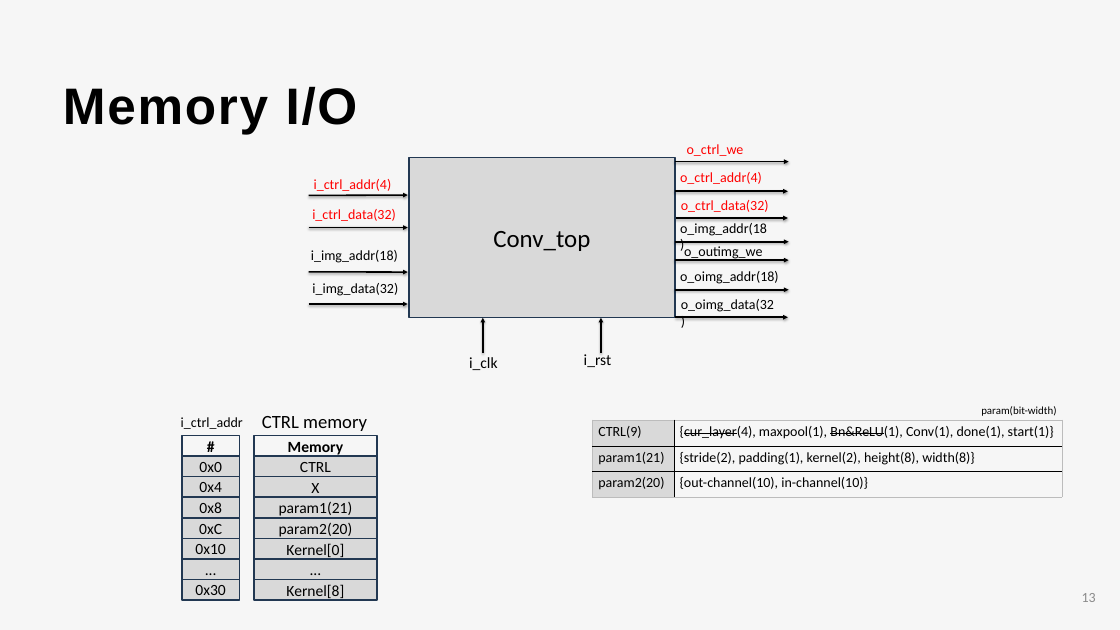
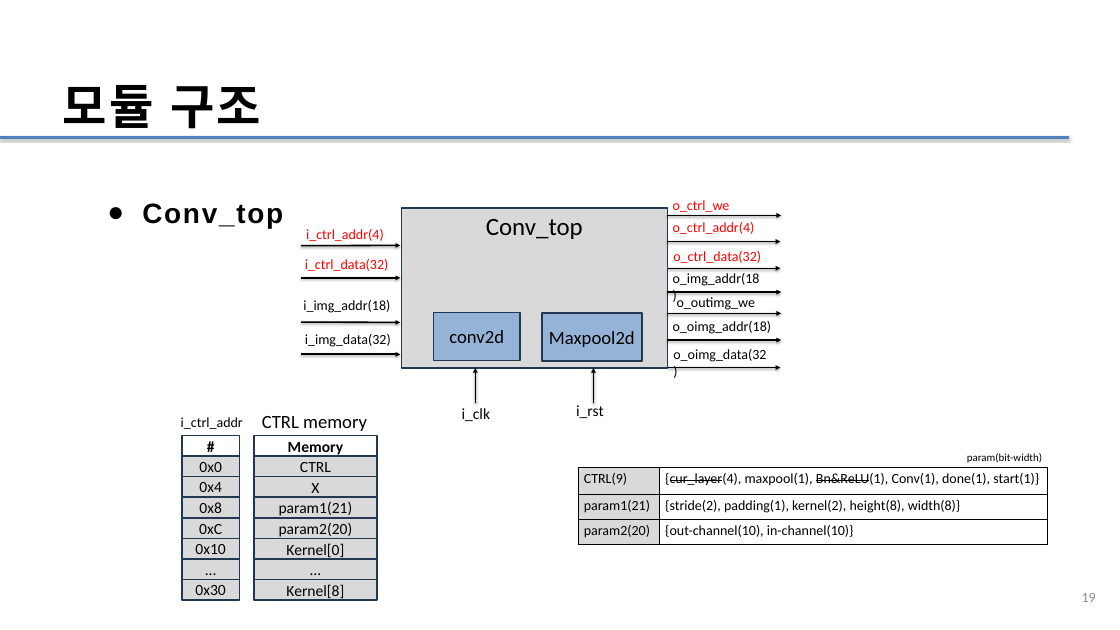
Before and after one commit to Kkumteulyi/2024-CapStone, a slide deck: slide 19 of 캡스톤_(정윤혁,차동근)_1208.pptx (slide 13 before the commit). Drawn at 1120x630 pixels with LibreOffice and Linux fonts; fonts in the diff are those of the drawing. Boxes give left, top, right and bottom in pixels: in the first picture for what was removed or moved away, otherwise in the second. Text is boxed around its words. In the diff, an @@ line names an element or a change of style, - is before the commit and + after.

```diff
--- a/캡스톤_(정윤혁,차동근)_1208.pptx
+++ b/캡스톤_(정윤혁,차동근)_1208.pptx
@@ background #F6F6F6 to #FFFFFF @@
@@ text at (63,85,260,137): text changed; size 66 to 62 pt @@
-Memory I/O
+모듈 구조
@@ line added from (0, 138) to (1068, 138), #4F81BD 3 pt @@
@@ text added at (142,203,283,228), 36 pt, text #000000, bold @@
+● Conv_top
@@ rectangle "Conv_top" at (402,208,668,368): vertical alignment middle to top @@
@@ text "o_ctrl_we": place and size @@
-text "o_ctrl_we" at (687,144,744,156)
+text "o_ctrl_we" at (673,200,730,212)
@@ arrow moved from (675, 162) - (788, 162) to (667, 216) - (781, 216) @@
@@ 8 arrows, 6 texts: place and size @@
-8 arrows, 6 texts at (309,172,788,370)
+8 arrows, 6 texts at (301,222,781,421)
@@ rectangle added at (433,312,520,361), fill #95B3D7, outline #233953 2 pt, 24 pt, text #000000 @@
+conv2d
@@ rectangle added at (542,313,642,361), fill #95B3D7, outline #233953 2 pt, 24 pt, text #000000 @@
+Maxpool2d
@@ arrow moved from (675, 260) - (788, 260) to (667, 314) - (781, 314) @@
@@ 6 texts, 3 arrows, 1 rectangle: place and size @@
-6 texts, 3 arrows, 1 rectangle at (311,157,788,367)
+6 texts, 3 arrows, 1 rectangle at (303,208,781,418)
@@ text "param(bit-width)": place and size @@
-text "param(bit-width)" at (981,406,1056,416)
+text "param(bit-width)" at (967,453,1042,463)
@@ table: place and size @@
-table at (592,420,1062,497)
+table at (578,468,1048,545)
@@ page number at (1082,593,1096,602): text changed @@
-13
+19
```
Also in this commit, not shown: 17 other slides changed, 20 slides added, 4 slides removed.
